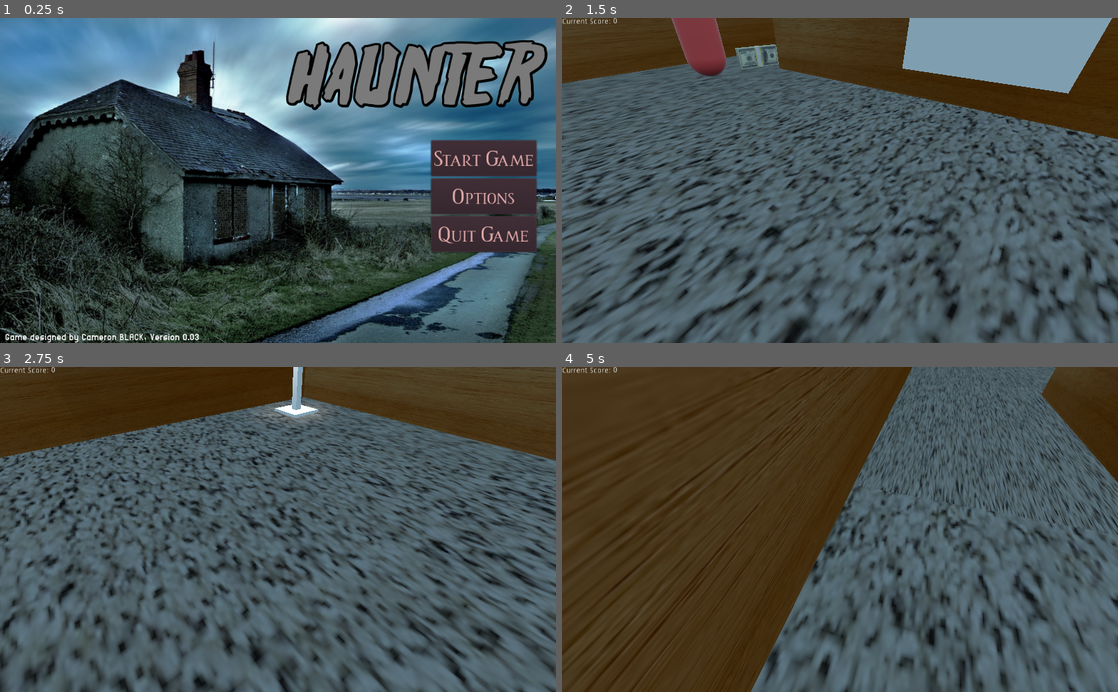
Above: before the commit, frames 1-4 (two rows, left to right).
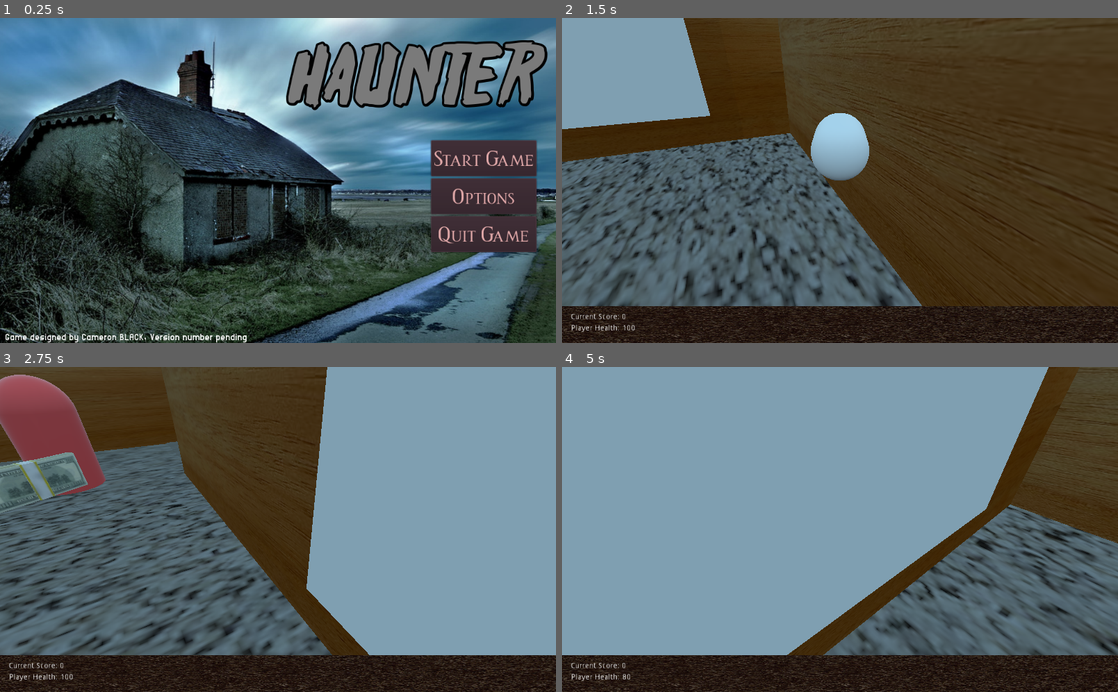
Above: after the commit, the same moments.

Repository: Camasamac/2022-Haunter
Game: Godot game, scene res://MainMenu/MainMenu.tscn
Two runs of this game, one before a commit and one after it. Both use one fixed random seed, a clock stepped at 60 frames per second and the inputs below.
Inputs (mouse positions are in pixels of both pictures, inside the frame that each line leads up to):
- Up to frame 1 (0.25 s): no input
- Up to frame 2 (1.5 s): click "Start Game" at 0.5 s; move the mouse to (867, 180) at 1.27 s; press the mouse at (867, 180) at 1.28 s; hold W (player_forward) from 1.28 s (still down)
- Up to frame 3 (2.75 s): keep holding W (player_forward); tap Space (jump) at 1.52, 2.27 s; move the mouse to (250, 529) at 2.02 s; release the mouse at (250, 529) at 2.03 s; click (250, 529) at 2.1 s
- Up to frame 4 (5 s): keep holding W (player_forward); move the mouse to (851, 523) at 2.77 s; press the mouse at (851, 523) at 2.78 s; move the mouse to (834, 536) at 3.52 s; release the mouse at (834, 536) at 3.53 s; click (834, 536) at 3.6 s; tap Space (jump) at 3.77, 4.52 s; move the mouse to (878, 532) at 4.27 s; press the mouse at (878, 532) at 4.28 s

The runs differ from the first frame. In frame 1, 0.1% of the frame differs, in the area x 32-45%, y 97-100%; in frame 2, 73%; in frame 3, 77%; in frame 4, 87%, in the area x 0-100%, y 0-100%.

Commit message:
Version 0.08 UI changes and Bullet Fix 2
Bullets now disappear automatically after they hit an enemy or a wall. This does not include the CSG boxes yet.

Diff:
--- a/Bullets/Bullet.gd
+++ b/Bullets/Bullet.gd
@@ -1,7 +1,7 @@
 extends Area
 
 # Setting up the bullet's speed
-var speed = 7
+var speed = 22
 var velocity = Vector3()
 
 # the onready function below makes sure that everything is set up and ready before it
@@ -30,7 +30,11 @@
 # If a bullet enters Anything, it will be destroyed
 func _on_Bullet_body_entered(body):
 	print(body.name)
-	if body.name is StaticBody:
+	if body.get_name() == "StaticBody":
+		queue_free()
+	if body.get_name() == "Enemy":
+		queue_free()
+	if body.get_name() == "CSGBox":
 		queue_free()
 # Whenever the timer runs out, the timer will self-destruct (i.e disappear)
 func _on_Timer_timeout():
--- a/Bullets/Bullet.tscn
+++ b/Bullets/Bullet.tscn
@@ -6,7 +6,7 @@
 
 [sub_resource type="CapsuleMesh" id=1]
 
-[node name="Spatial" type="Area"]
+[node name="Bullet Mesh" type="Area"]
 transform = Transform( 1, 0, 0, 0, 1, 0, 0, 0, 1, -0.00132847, 0.0041095, 0.00169408 )
 script = ExtResource( 1 )
 __meta__ = {
@@ -24,7 +24,7 @@
 mesh = SubResource( 1 )
 
 [node name="Timer" type="Timer" parent="."]
-wait_time = 4.085
+wait_time = 1.468
 autostart = true
 
 [connection signal="body_entered" from="." to="." method="_on_Bullet_body_entered"]
--- /dev/null
+++ b/EndScenes/Ending.gd
@@ -0,0 +1,5 @@
+extends Node2D
+
+export(String) var scene_to_load
+func _ready():
+	Input.set_mouse_mode(Input.MOUSE_MODE_VISIBLE)
--- a/EndScenes/LoseScene.tscn
+++ b/EndScenes/LoseScene.tscn
@@ -1,8 +1,9 @@
-[gd_scene load_steps=6 format=2]
+[gd_scene load_steps=7 format=2]
 
 [ext_resource path="res://Scripts/SceneChange.gd" type="Script" id=1]
 [ext_resource path="res://Fonts/romanus/ROMANUS.otf" type="DynamicFontData" id=2]
 [ext_resource path="res://Fonts/friday13/Friday13 Bonus NFI.ttf" type="DynamicFontData" id=3]
+[ext_resource path="res://EndScenes/Ending.gd" type="Script" id=4]
 
 [sub_resource type="DynamicFont" id=1]
 size = 40
@@ -17,7 +18,8 @@
 extra_spacing_char = 2
 font_data = ExtResource( 3 )
 
-[node name="Node2D" type="Node2D"]
+[node name="Lose Scene" type="Node2D"]
+script = ExtResource( 4 )
 
 [node name="VBoxContainer" type="VBoxContainer" parent="."]
 margin_left = 386.0
--- a/GameScene/Enemy.gd
+++ b/GameScene/Enemy.gd
@@ -29,6 +29,9 @@
 
 func _on_Area_body_entered(body):
 	if (body.name == "Player"):
-		Global.player_health-= 10
+		Global.player_health-= 20
 		print("Health: " + str(int(Global.player_health)))
 		queue_free()
+
+func take_damage(damage):
+	print("ouch")
--- a/GameScene/Enemy.tscn
+++ b/GameScene/Enemy.tscn
@@ -34,7 +34,7 @@
 autostart = true
 
 [node name="CollisionShape" type="CollisionShape" parent="."]
-transform = Transform( 1.123, 0, 0, 0, 2.606, 0, 0, 0, 0.857, 0, 0.434971, 0 )
+transform = Transform( 1.012, 0, 0, 0, 2.606, 0, 0, 0, 0.72, 0, 0.434971, 0 )
 shape = SubResource( 4 )
 
 [connection signal="body_entered" from="Area" to="." method="_on_Area_body_entered"]
--- a/GameScene/GameScene.tscn
+++ b/GameScene/GameScene.tscn
@@ -617,8 +617,20 @@
 "_editor_description_": "This is ideally the dining table, with various things around it to interact with."
 }
 
+[node name="Enemy2" parent="Navigation" instance=ExtResource( 4 )]
+transform = Transform( 0.837, 0, 0, 0, 0.784, 0, 0, 0, 1, -31.2597, 3.39592, 19.7662 )
+
+[node name="Enemy3" parent="Navigation" instance=ExtResource( 4 )]
+transform = Transform( 0.837, 0, 0, 0, 0.784, 0, 0, 0, 1, -40.9352, 2.99068, 21.642 )
+
+[node name="Enemy5" parent="Navigation" instance=ExtResource( 4 )]
+transform = Transform( 0.700569, 0, 0, 0, 0.614656, 0, 0, 0, 1, -36.8535, 2.38175, 20.8919 )
+
+[node name="Enemy4" parent="Navigation" instance=ExtResource( 4 )]
+transform = Transform( 0.837, 0, 0, 0, 0.784, 0, 0, 0, 1, -28.7219, 3.24185, 17.2952 )
+
 [node name="Floor(corridor1)" type="MeshInstance" parent="."]
-transform = Transform( 1.614, 0, 0, 0, 1, 0, 0, 0, 0.353, -28.2186, 0.0145299, 8.74319 )
+transform = Transform( 1.614, 0, 0, 0, 1, 0, 0, 0, 0.353, -28.264, 0.0505893, 8.77192 )
 mesh = SubResource( 1 )
 material/0 = SubResource( 3 )
 
--- a/MainMenu/MainMenu.tscn
+++ b/MainMenu/MainMenu.tscn
@@ -106,11 +106,12 @@
 hint_tooltip = "Look forward to future updates!"
 mouse_filter = 1
 custom_fonts/font = SubResource( 3 )
-text = "Game designed by Cameron BLACK, Version 0.03"
+text = "Game designed by Cameron BLACK, Version number pending"
 __meta__ = {
 "_editor_description_": "The version number should change with every edition of the game, or something new being added. The version should reach 1 when the game is finished."
 }
 
 [connection signal="pressed" from="VBoxContainer/StartButton" to="VBoxContainer/StartButton" method="_on_Button_pressed"]
+[connection signal="pressed" from="VBoxContainer/StartButton" to="VBoxContainer/StartButton" method="_on_StartButton_pressed"]
 [connection signal="pressed" from="VBoxContainer/OptionsButton" to="VBoxContainer/OptionsButton" method="_on_Button_pressed"]
 [connection signal="pressed" from="VBoxContainer/QuitButton" to="VBoxContainer/QuitButton" method="_on_Button_pressed"]
--- a/Player Stuff/Player.tscn
+++ b/Player Stuff/Player.tscn
@@ -1,7 +1,8 @@
-[gd_scene load_steps=4 format=2]
+[gd_scene load_steps=5 format=2]
 
 [ext_resource path="res://default_env.tres" type="Environment" id=1]
 [ext_resource path="res://Scripts/Player.gd" type="Script" id=2]
+[ext_resource path="res://Images/leather.jpg" type="Texture" id=3]
 
 [sub_resource type="CapsuleShape" id=1]
 radius = 0.75
@@ -20,16 +21,40 @@
 environment = ExtResource( 1 )
 current = true
 
+[node name="TextureRect" type="TextureRect" parent="Camera"]
+modulate = Color( 0.505882, 0.505882, 0.505882, 1 )
+margin_left = -16.0
+margin_top = 532.0
+margin_right = 784.0
+margin_bottom = 1332.0
+rect_scale = Vector2( 1.326, 0.097 )
+texture = ExtResource( 3 )
+
 [node name="CurrentScoreText" type="Label" parent="Camera"]
-margin_right = 40.0
-margin_bottom = 14.0
+margin_left = 16.0
+margin_top = 545.0
+margin_right = 106.0
+margin_bottom = 559.0
 text = "Current Score:"
 
 [node name="CurrentScoreNumberText" type="Label" parent="Camera"]
-margin_left = 94.0
-margin_top = -1.0
-margin_right = 134.0
-margin_bottom = 13.0
+margin_left = 110.0
+margin_top = 545.0
+margin_right = 150.0
+margin_bottom = 559.0
+
+[node name="PlayerHealthText" type="Label" parent="Camera"]
+margin_left = 17.0
+margin_top = 566.0
+margin_right = 107.0
+margin_bottom = 580.0
+text = "Player Health:"
+
+[node name="PlayerHealthNumberText" type="Label" parent="Camera"]
+margin_left = 111.0
+margin_top = 566.0
+margin_right = 151.0
+margin_bottom = 580.0
 
 [node name="Position3D" type="Position3D" parent="."]
 transform = Transform( -1, 0, -8.74228e-08, 0, 1, 0, 8.74228e-08, 0, -1, 0, 0, 0 )
--- a/Scripts/Player.gd
+++ b/Scripts/Player.gd
@@ -18,7 +18,7 @@
 # cam look
 var minCamVerticalAngle = -90.0		# Limit camera view to straight down.
 var maxCamVerticalAngle = 90.0		# Limit camera view to straight up.
-var lookSensitivity = 1			# How fast camera moves. 'mouse sensitivity'.
+var lookSensitivity = 0.8			# How fast camera moves. 'mouse sensitivity'.
 
 # vectors
 var playerVelocity : Vector3 = Vector3() 	# Players Velocity
@@ -59,6 +59,7 @@
 	mouseDelta = Vector2()
 
 	$Camera/CurrentScoreNumberText.text = str(Global.Current_Score)
+	$Camera/PlayerHealthNumberText.text = str(Global.player_health)
 	if Global.player_health <= 0:
 		print("You have died.")
 		get_tree().change_scene("res://EndScenes/LoseScene.tscn")
--- a/Scripts/SceneChange.gd
+++ b/Scripts/SceneChange.gd
@@ -6,3 +6,9 @@
 
 func _on_Button_pressed():
 	get_tree().change_scene(scene_to_load)
+
+func _on_StartButton_pressed():
+	Global.player_health = 100
+	Global.Current_Score = 0
+# These are referred by Global instead of GlobalVariables because it is referenced as 'Global'
+# in "Project" > "Project Settings" > "Autoload". Connected to global.gd.
Binary file added: Images/leather.jpg
Not shown, added: Images/leather.jpg.import
